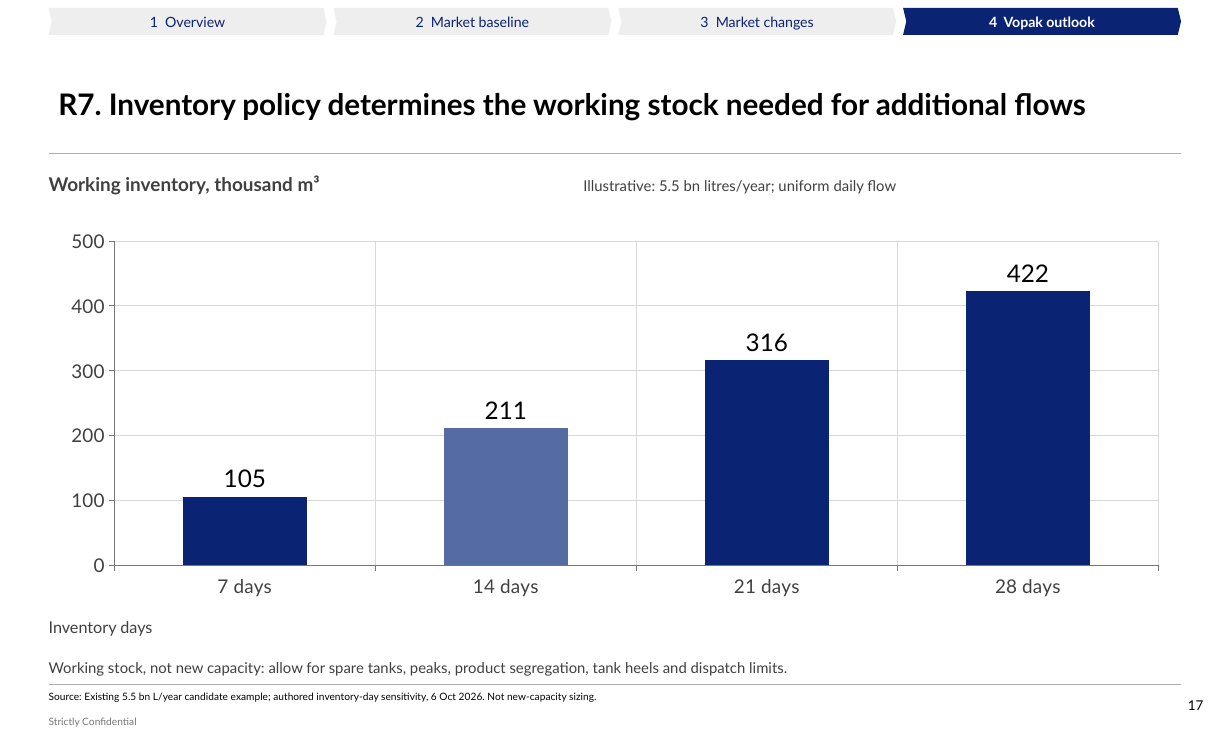
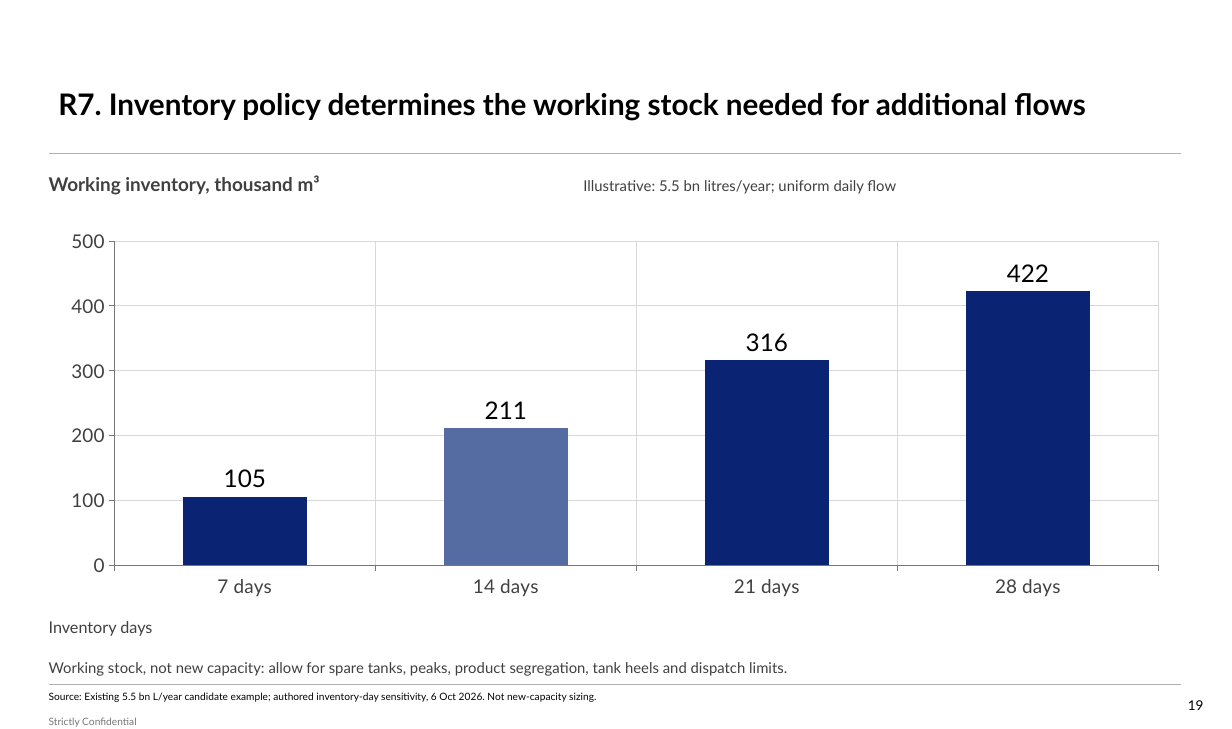
Before and after one commit to Africa-International-Advisors/liquid_fuels_model, a slide deck: slide 19 of pptx/output/delivered/Vopak_Week1_Convergence_2026_10_06.pptx (slide 17 before the commit). Drawn at 1232x729 pixels with LibreOffice and Linux fonts; fonts in the diff are those of the drawing; background and template pictures are left out. Boxes give left, top, right and bottom in pixels: in the first picture for what was removed or moved away, otherwise in the second. Text is boxed around its words. In the diff, an @@ line names an element or a change of style, - is before the commit and + after.

```diff
--- a/pptx/output/delivered/Vopak_Week1_Convergence_2026_10_06.pptx
+++ b/pptx/output/delivered/Vopak_Week1_Convergence_2026_10_06.pptx
@@ chevron removed at <box>49,8,327,35</box> @@
-1 Overview
@@ chevron removed at <box>334,8,612,35</box> @@
-2 Market baseline
@@ chevron removed at <box>618,8,897,35</box> @@
-3 Market changes
@@ chevron removed at <box>903,8,1181,35</box> @@
-4 Vopak outlook
@@ page number at <box>1188,700,1204,710</box>: text changed @@
-17
+19
```
Also in this commit, not shown: 9 other slides changed, 9 other files.
